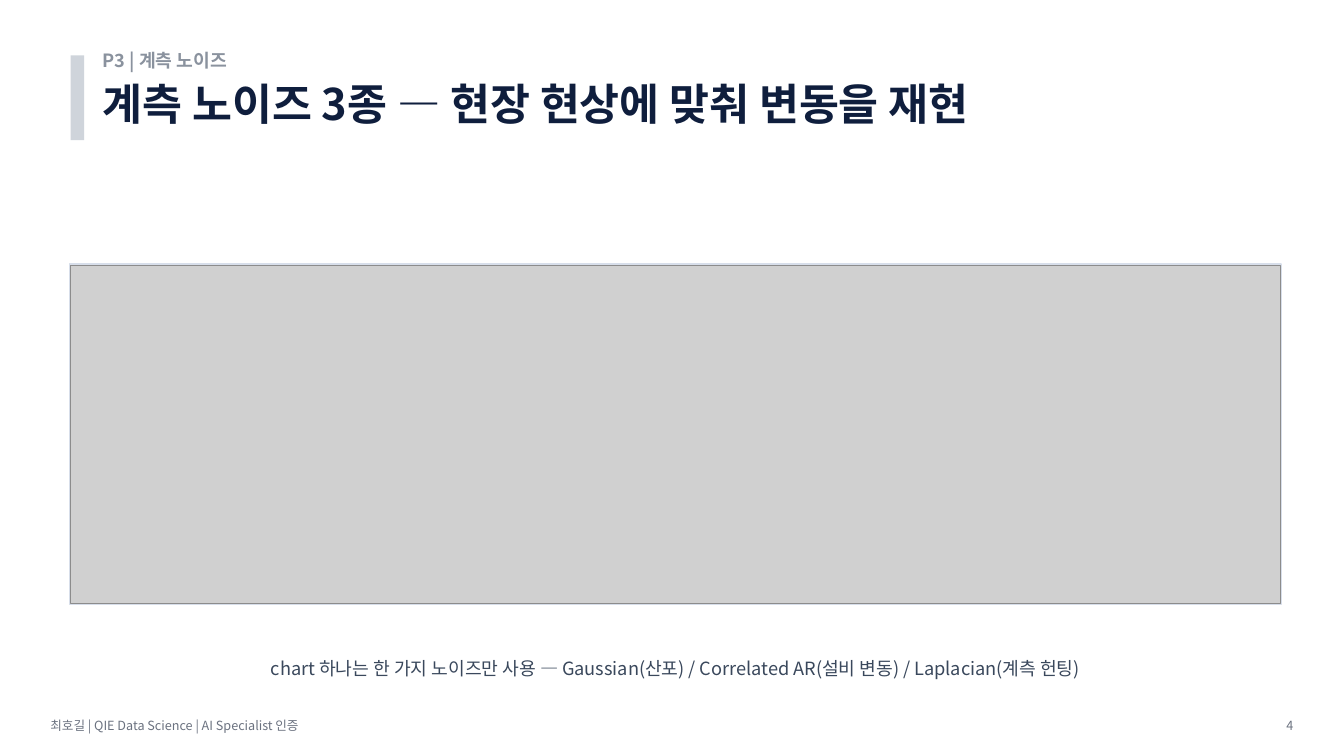
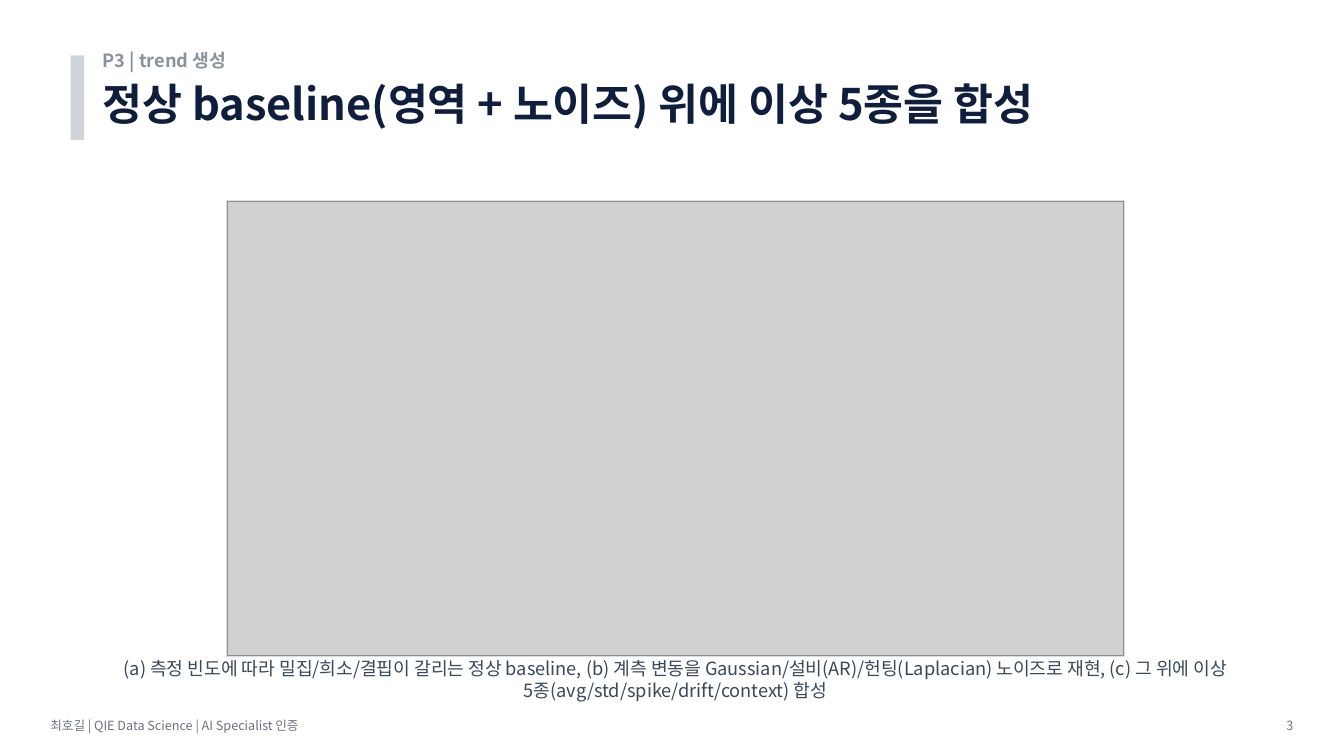
Before and after one commit to hogil/fbm_paper, a slide deck: slide 3 of recommendation/presentation/발표_P3_데이터생성_최호길.pptx (slide 4 before the commit). Drawn at 1344x756 pixels with LibreOffice and Linux fonts; fonts in the diff are those of the drawing; grey boxes stand for pictures. Boxes give left, top, right and bottom in pixels: in the first picture for what was removed or moved away, otherwise in the second. Text is boxed around its words. In the diff, an @@ line names an element or a change of style, - is before the commit and + after.

```diff
--- a/recommendation/presentation/발표_P3_데이터생성_최호길.pptx
+++ b/recommendation/presentation/발표_P3_데이터생성_최호길.pptx
@@ text at [103, 52, 226, 69]: text changed @@
-P3 | 계측 노이즈
+P3 | trend 생성
@@ text at [103, 83, 1033, 129]: text changed @@
-계측 노이즈 3종 — 현장 현상에 맞춰 변동을 재현
+정상 baseline(영역 + 노이즈) 위에 이상 5종을 합성
@@ rectangle: place and size @@
-rectangle at [70, 264, 1281, 605]
+rectangle at [227, 201, 1124, 656]
@@ picture: place and size @@
-picture at [71, 265, 1280, 604]
+picture at [228, 202, 1123, 655]
@@ text at [124, 660, 1227, 702]: text changed @@
-chart 하나는 한 가지 노이즈만 사용 — Gaussian(산포) / Correlated AR(설비 변동) / Laplacian(계측 헌팅)
+(a) 측정 빈도에 따라 밀집/희소/결핍이 갈리는 정상 baseline, (b) 계측 변동을 Gaussian/설비(AR)/헌팅(Laplacian) 노이즈로 재현, (c) 그 위에 이상 5종(avg/std/spike/drift/context) 합성
@@ text at [1286, 720, 1293, 730]: text changed @@
-4
+3
```
Also in this commit, not shown: 2 other slides changed, 2 slides removed, 3 other files.
